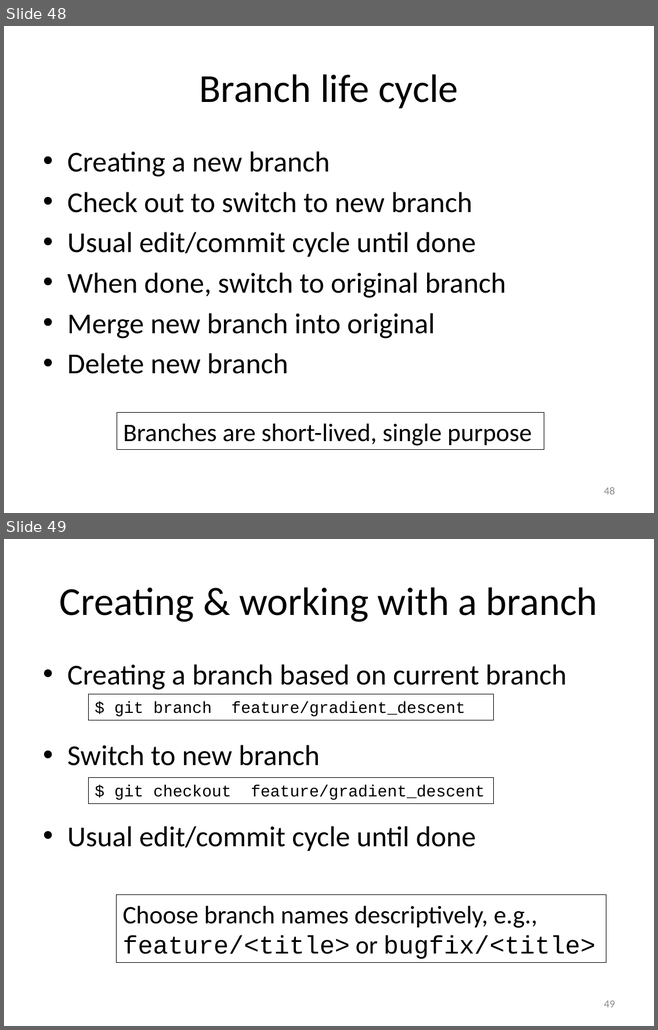
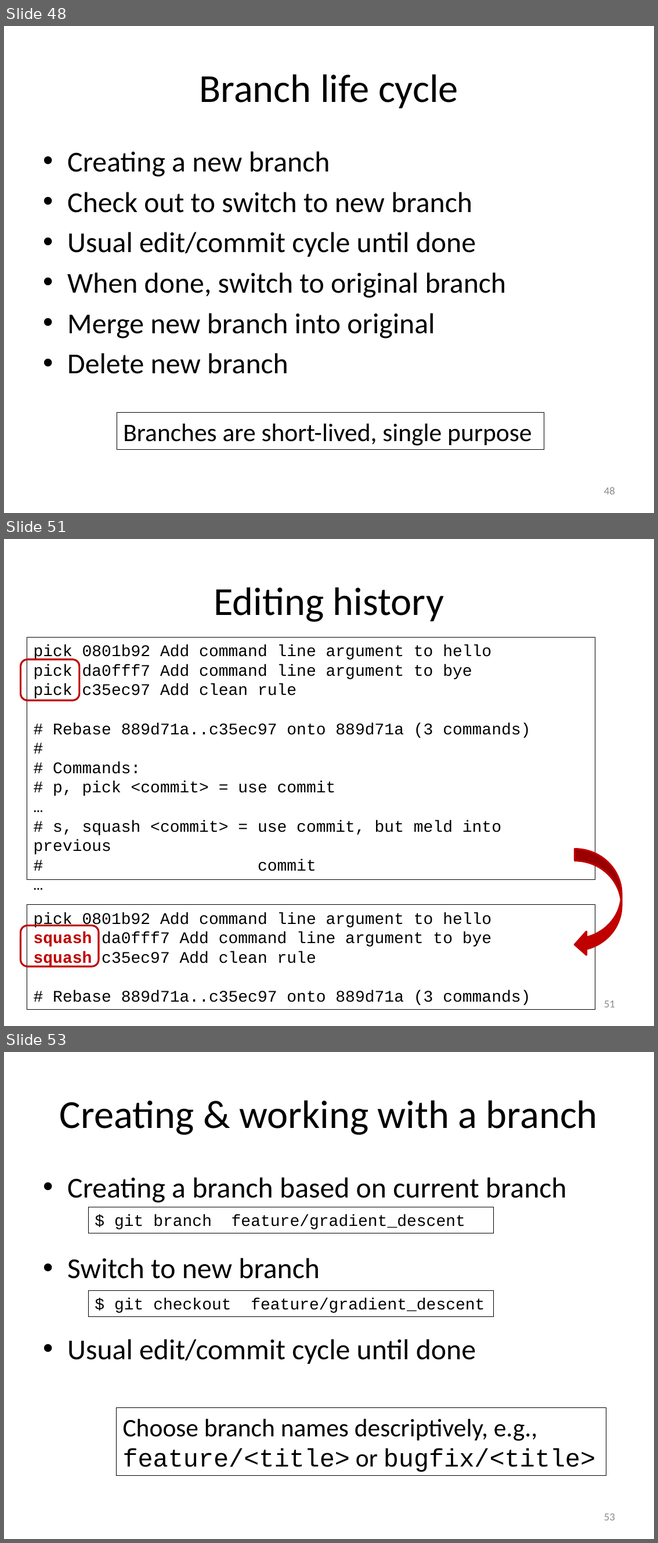
Before and after one commit to gjbex/training-material, a slide deck: LinuxTools/VersionControl/version_control_git.pptx. Shown one above the other, each under a label of ours: slides 48 and 49 before the commit, slides 48, 51 and 53 after it; the slides between them are not shown. The pictures are 658x1030 and 658x1543 pixels, drawn with LibreOffice and Linux fonts; fonts in the diff are those of the drawing. Boxes give left, top, right and bottom in pixels: in the first picture for what was removed or moved away, otherwise in the second. Text is boxed around its words. In the diff, an @@ line names an element or a change of style, - is before the commit and + after.

Commit message:
Add slides on squashing commits

```diff
--- a/LinuxTools/VersionControl/version_control_git.pptx
+++ b/LinuxTools/VersionControl/version_control_git.pptx
@@ slide 51 added at <box>4,539,654,1026</box>, background #FFFFFF @@
@@ title added at <box>213,587,444,622</box>, 44 pt, text #000000 @@
+Editing history
@@ rectangle added at <box>27,637,594,880</box>, outline #000000 0.75 pt, 18 pt, text #000000 @@
+pick 0801b92 Add command line argument to hello
+pick da0fff7 Add command line argument to bye
+pick c35ec97 Add clean rule
+# Rebase 889d71a..c35ec97 onto 889d71a (3 commands)
+#
+# Commands:
+# p, pick <commit> = use commit
+…
+# s, squash <commit> = use commit, but meld into previous
+# commit
+…
@@ rounded rectangle added at <box>21,660,79,701</box>, outline #C00000 2 pt @@
@@ curved left arrow added at <box>574,849,621,956</box>, fill #C00000, outline #C00000 2 pt @@
@@ rectangle added at <box>27,905,594,1010</box>, outline #000000 0.75 pt, 18 pt, text #000000 @@
+pick 0801b92 Add command line argument to hello
+squash da0fff7 Add command line argument to bye
+squash c35ec97 Add clean rule
+# Rebase 889d71a..c35ec97 onto 889d71a (3 commands)
@@ rounded rectangle added at <box>21,925,99,966</box>, outline #C00000 2 pt @@
@@ page number added at <box>604,1001,615,1008</box>, 12 pt, text #8C8C8C @@
+51
@@ what was slide 49 is now slide 53 @@
@@ page number at <box>604,1514,615,1521</box>: text changed @@
-49
+53
```
Also in this commit, not shown: 1 slide changed, 3 other slides added.
